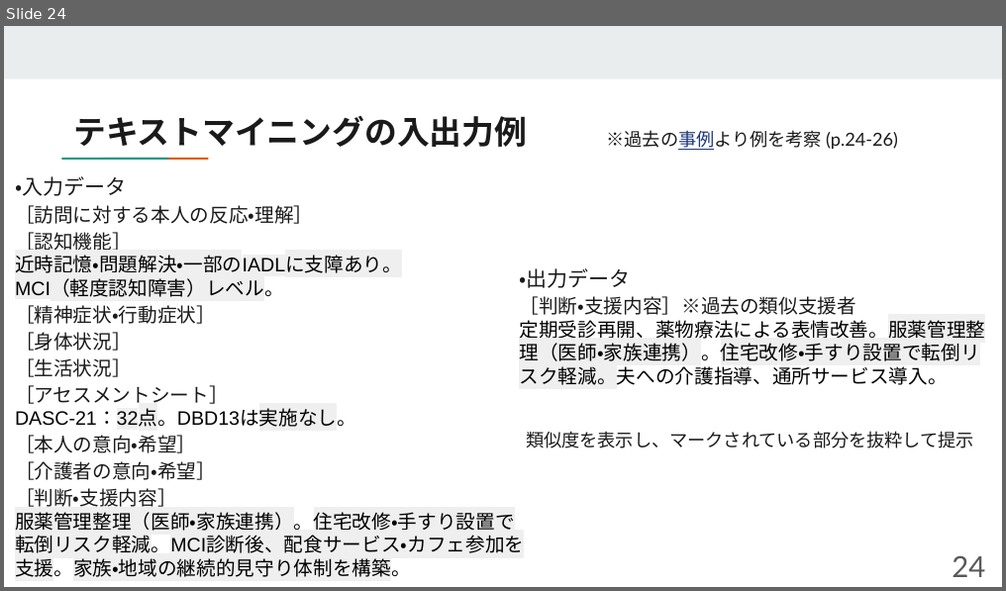
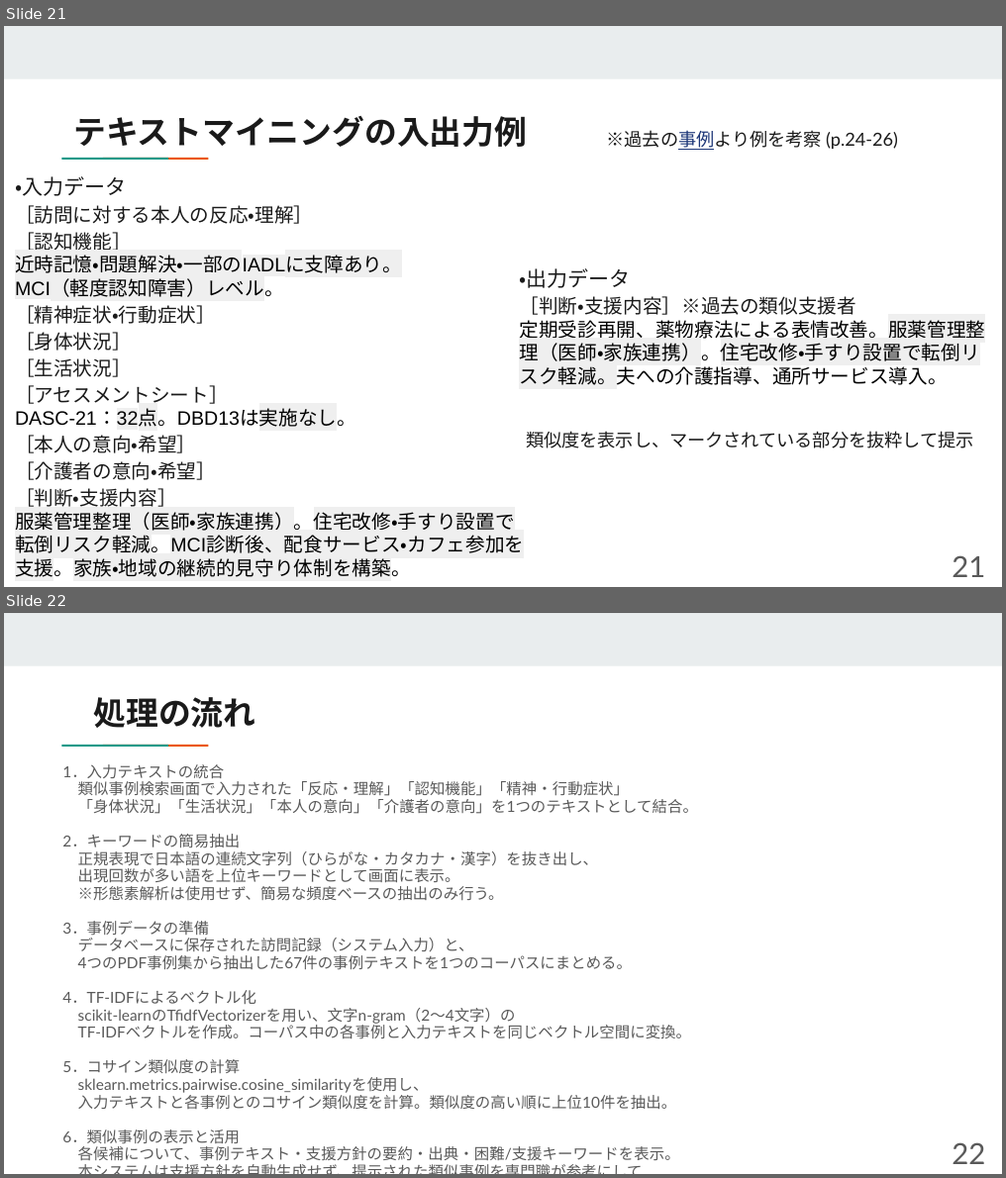
Before and after one commit to UMEZAWADAN/SD-5, a slide deck: SD-5.pptx. Shown one above the other, each under a label of ours: slide 24 before the commit, slides 21 and 22 after it. The pictures are 1006x591 and 1006x1178 pixels, drawn with LibreOffice and Linux fonts; fonts in the diff are those of the drawing. Boxes give left, top, right and bottom in pixels: in the first picture for what was removed or moved away, otherwise in the second. Text is boxed around its words. In the diff, an @@ line names an element or a change of style, - is before the commit and + after.

```diff
--- a/SD-5.pptx
+++ b/SD-5.pptx
@@ slide 22 added at <box>4,613,1002,1174</box>, background #FFFFFF; not listed: 3 template elements that a slide beside it also shows @@
@@ title added at <box>93,697,255,728</box>, 23.4 pt, text #1A1A1A, bold @@
+処理の流れ
@@ text added at <box>62,764,698,1161</box>, 11 pt, text #595959 @@
+1．入力テキストの統合
+類似事例検索画面で入力された「反応・理解」「認知機能」「精神・行動症状」
+「身体状況」「生活状況」「本人の意向」「介護者の意向」を1つのテキストとして結合。
+2．キーワードの簡易抽出
+正規表現で日本語の連続文字列（ひらがな・カタカナ・漢字）を抜き出し、
+出現回数が多い語を上位キーワードとして画面に表示。
+※形態素解析は使用せず、簡易な頻度ベースの抽出のみ行う。
+3．事例データの準備
+データベースに保存された訪問記録（システム入力）と、
+4つのPDF事例集から抽出した67件の事例テキストを1つのコーパスにまとめる。
+4．TF-IDFによるベクトル化
+scikit-learnのTfidfVectorizerを用い、文字n-gram（2〜4文字）の
+TF-IDFベクトルを作成。コーパス中の各事例と入力テキストを同じベクトル空間に変換。
+5．コサイン類似度の計算
+sklearn.metrics.pairwise.cosine_similarityを使用し、
+入力テキストと各事例とのコサイン類似度を計算。類似度の高い順に上位10件を抽出。
+6．類似事例の表示と活用
+各候補について、事例テキスト・支援方針の要約・出典・困難/支援キーワードを表示。
+本システムは支援方針を自動生成せず、提示された類似事例を専門職が参考にして
+支援方針を検討・作成する。
@@ page number added at <box>951,1143,985,1164</box>, 21 pt, text #595959 @@
+22
@@ what was slide 24 is now slide 21 @@
@@ page number at <box>951,556,985,577</box>: text changed @@
-24
+21
```
Also in this commit, not shown: 17 slides changed, 9 other slides added, 3 slides removed.
